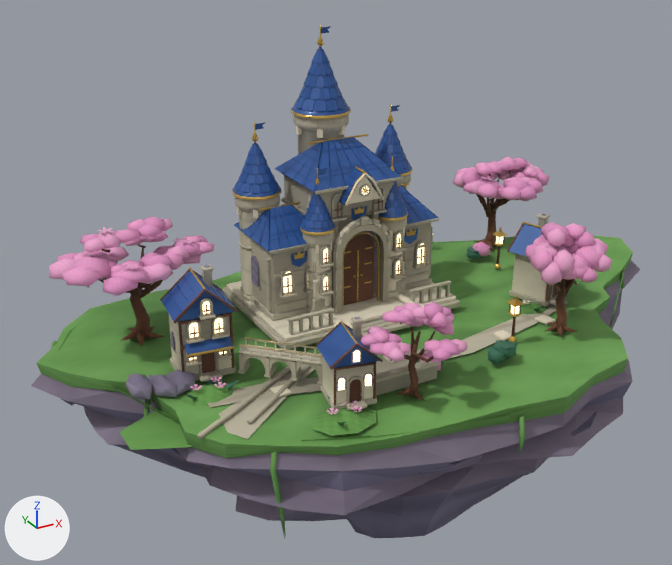
The glTF model public/assets/models/environment/royal-island-left-final-v1-balanced.glb, before and after one commit.
The view is the same before and after, from a 50 mm lens placed at (-13.1, -21.2, 12.0), pointed at (-1.1, 0.6, 1.1). Arrows for +X, +Y and +Z are at lower left; the lights stay in place. The first picture is the older version. Vertices at exactly the same position are counted once.

In view in the first picture: 'royal-island-left-final-v1'.
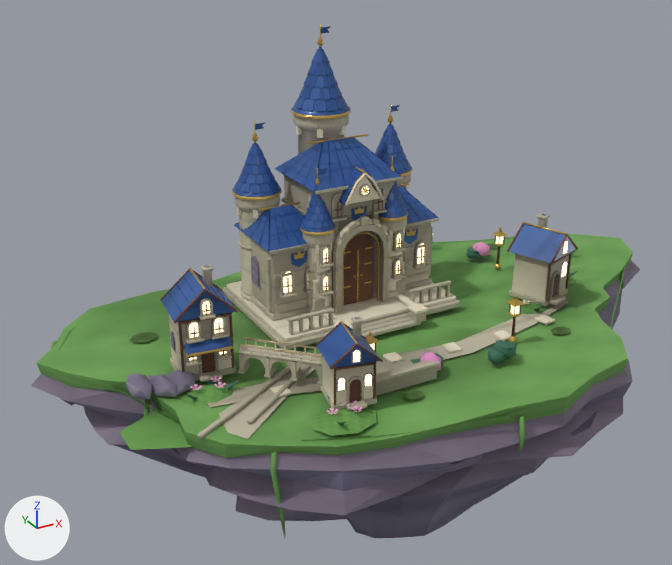
Edits to the bpy script that builds the scene:
```text
Change me_left_broken_cliff_strata_030:
    used by ob_royal_island_left_final_v1; location = (0.0, 0.0, 0.0)
    remove me_left_broken_cliff_strata_030.from_pydata(...)  # 21555 vertices, 31613 faces; spans x -9.7..11.2, y -6.6..5.5, z -6.7..8.2
    add me_left_broken_cliff_strata_030.from_pydata(...)  # 18120 vertices, 26281 faces; spans x -9.7..11.2, y -6.6..5.5, z -6.7..8.2
    me_left_broken_cliff_strata_030 part 1: 266 loose pieces with 3355 vertices, spanning x -9.0..8.3, y -5.7..4.1, z 0.1..3.5, are deleted
    me_left_broken_cliff_strata_030 part 2
    14 vertices are removed from x -7.2..-6.5, y 1.7..1.9, z 0.1..0.5
    20 faces are deleted
    1 vertex moves within x -6.9, y 1.8, z 0.1
    2 new faces join them, mat_meadow_and_moss
    me_left_broken_cliff_strata_030 part 3
    30 vertices are removed from x 5.9..6.8, y 2.5..2.9, z 0.1..2.2
    60 faces are deleted
    2 vertices move within x 6.1, y 2.5..2.9, z 0.1
    4 new faces join them, mat_meadow_and_moss
    me_left_broken_cliff_strata_030 part 4
    26 vertices are removed from x 3.8..4.2, y -3.9..-3.0, z 0.1..0.4
    44 faces are deleted
    2 new faces join them, mat_meadow_and_moss
    8 new faces join them, mat_ivory_limestone
    me_left_broken_cliff_strata_030 part 5
    10 vertices are removed from x -1.8..-1.6, y -4.9..-4.5, z 0.1..0.4
    16 faces are deleted
    2 new faces join them, mat_meadow_and_moss
    me_left_broken_cliff_strata_030 part 6: 1474 kept faces spanning x -6.7..5.9, y -4.6..2.2, z 0.2..4.4 get new texture (UV) coordinates
```

Location of each change, (x1, y1, x2, y2) in pixels of the pictures (672 x 565 px):
part 1 of me_left_broken_cliff_strata_030, deleted: before (49, 156, 612, 396)
part 2 of me_left_broken_cliff_strata_030, cut back: before (120, 328, 138, 343); after (130, 336, 143, 343)
part 3 of me_left_broken_cliff_strata_030, cut back: before (484, 199, 501, 249); after (487, 244, 497, 250)
part 4 of me_left_broken_cliff_strata_030, cut back: before (535, 314, 577, 335); after (535, 314, 571, 335)
part 5 of me_left_broken_cliff_strata_030, cut back: before (410, 388, 424, 400); after (410, 395, 423, 400)
part 6 of me_left_broken_cliff_strata_030, surface changed: before (161, 235, 557, 368); after (161, 234, 578, 368)
